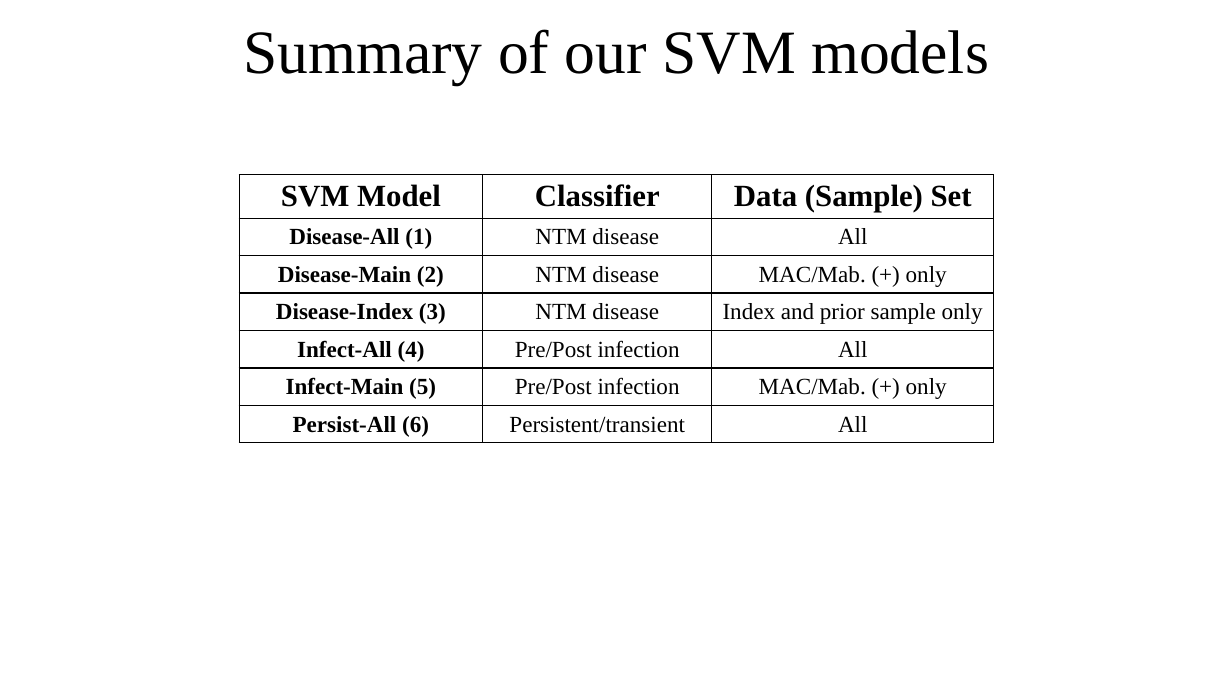
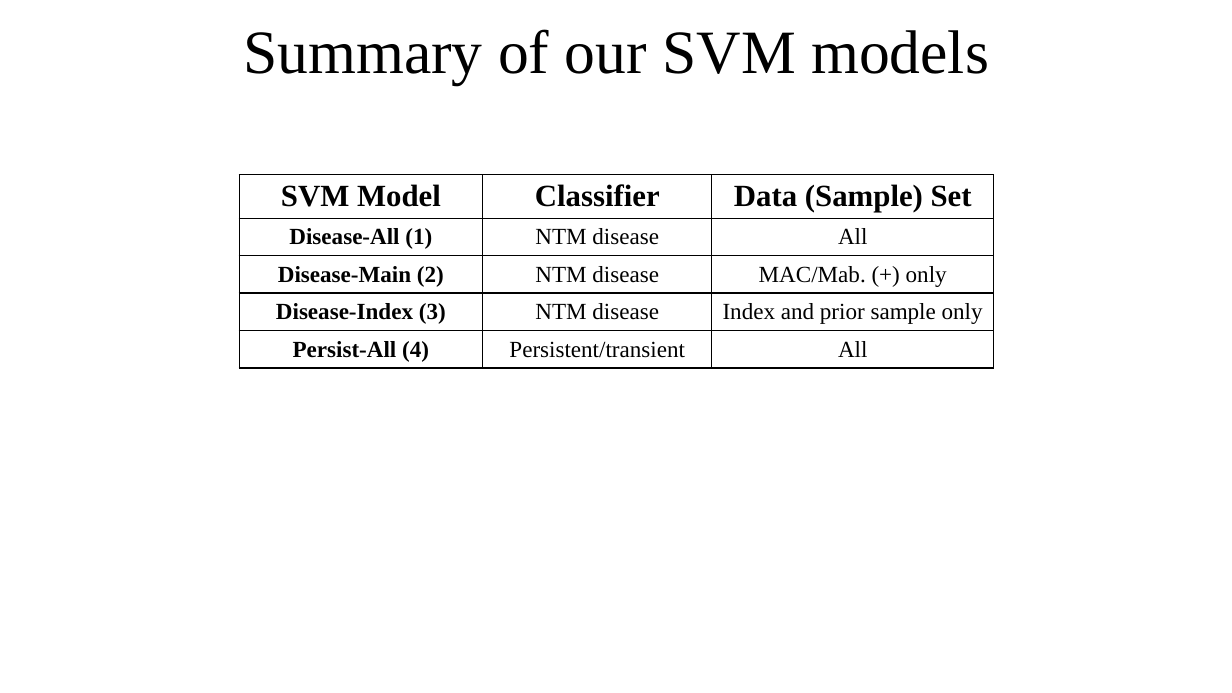
Before and after one commit to um-cf-microbiome/ml4cf, a slide deck: slide 4 of figures/src_files/NTM_Update_3_5_18.pptx. Drawn at 1232x693 pixels with LibreOffice and Linux fonts; fonts in the diff are those of the drawing. Boxes give left, top, right and bottom in pixels: in the first picture for what was removed or moved away, otherwise in the second. Text is boxed around its words. In the diff, an @@ line names an element or a change of style, - is before the commit and + after.

```diff
--- a/figures/src_files/NTM_Update_3_5_18.pptx
+++ b/figures/src_files/NTM_Update_3_5_18.pptx
@@ table at box(239, 175, 994, 371) @@
-row 5: Infect-All (4) | Pre/Post infection | All
-row 6: Infect-Main (5) | Pre/Post infection | MAC/Mab. (+) only
-row 7: Persist-All (6) | Persistent/transient | All
+row 5: Persist-All (4) | Persistent/transient | All
```
Also in this commit, not shown: 4 other files.
